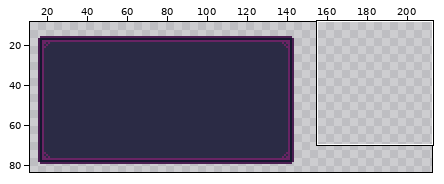
Pixel-art file -- repurpose/assets/sprites/ui/ui.aseprite. Above: a wide view before the commit, with the close-up outlined.
Close-up. As it was:
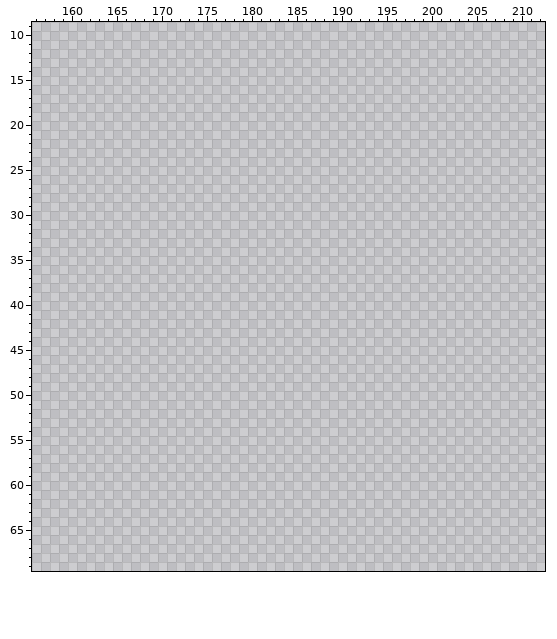
512x512 pixels, 1 frame. Shown: x 156..212, y 9..69. The wide view leaves out empty margins.
Palette (. is transparent): 
Pixels before (only the part around the change), first column x 156:
12 .........................................................
13 .........................................................
14 .........................................................
15 .........................................................
16 .........................................................
17 .........................................................
18 .........................................................
19 .........................................................
20 .........................................................
21 .........................................................
22 .........................................................
23 .........................................................
24 .........................................................
25 .........................................................
26 .........................................................
27 .........................................................
28 .........................................................
29 .........................................................
30 .........................................................
31 .........................................................
32 .........................................................
33 .........................................................
34 .........................................................
35 .........................................................
36 .........................................................
37 .........................................................
38 .........................................................
39 .........................................................
40 .........................................................
41 .........................................................
42 .........................................................
43 .........................................................
44 .........................................................
45 .........................................................
46 .........................................................
47 .........................................................
48 .........................................................
49 .........................................................
50 .........................................................
51 .........................................................
52 .........................................................
53 .........................................................
54 .........................................................
55 .........................................................
56 .........................................................
57 .........................................................
58 .........................................................
59 .........................................................
60 .........................................................
61 .........................................................
62 .........................................................
63 .........................................................
64 .........................................................
65 .........................................................
66 .........................................................
67 .........................................................
68 .........................................................
69 .........................................................
Once edited:
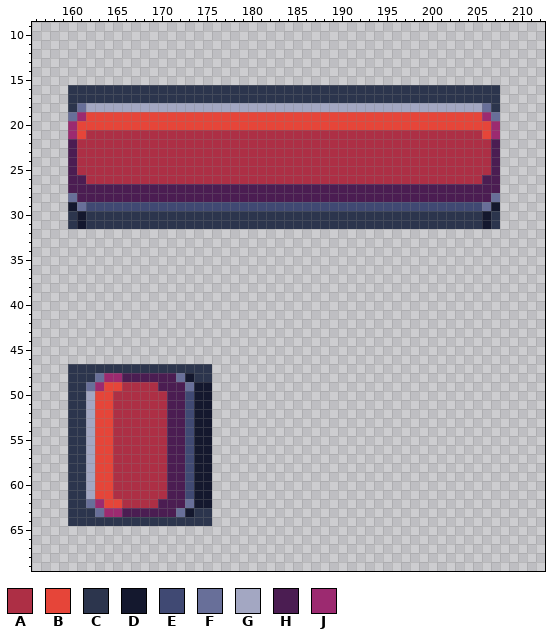
Colours new in this view: A #ad2f45  B #e64539  C #2c354d  D #14182e  E #404973  F #686f99  G #a3a7c2  H #4b1d52  J #9c2a70
Change:
Changed rows in their new state; - is an unchanged pixel.
first column x 160:
16 CCCCCCCCCCCCCCCCCCCCCCCCCCCCCCCCCCCCCCCCCCCCCCCC
17 CCCCCCCCCCCCCCCCCCCCCCCCCCCCCCCCCCCCCCCCCCCCCCCC
18 CFGGGGGGGGGGGGGGGGGGGGGGGGGGGGGGGGGGGGGGGGGGGGFC
19 FJBBBBBBBBBBBBBBBBBBBBBBBBBBBBBBBBBBBBBBBBBBBBJF
20 JBBBBBBBBBBBBBBBBBBBBBBBBBBBBBBBBBBBBBBBBBBBBBBJ
21 JBAAAAAAAAAAAAAAAAAAAAAAAAAAAAAAAAAAAAAAAAAAAABJ
22 HAAAAAAAAAAAAAAAAAAAAAAAAAAAAAAAAAAAAAAAAAAAAAAH
23 HAAAAAAAAAAAAAAAAAAAAAAAAAAAAAAAAAAAAAAAAAAAAAAH
24 HAAAAAAAAAAAAAAAAAAAAAAAAAAAAAAAAAAAAAAAAAAAAAAH
25 HAAAAAAAAAAAAAAAAAAAAAAAAAAAAAAAAAAAAAAAAAAAAAAH
26 HHAAAAAAAAAAAAAAAAAAAAAAAAAAAAAAAAAAAAAAAAAAAAHH
27 HHHHHHHHHHHHHHHHHHHHHHHHHHHHHHHHHHHHHHHHHHHHHHHH
28 FHHHHHHHHHHHHHHHHHHHHHHHHHHHHHHHHHHHHHHHHHHHHHHF
29 DFEEEEEEEEEEEEEEEEEEEEEEEEEEEEEEEEEEEEEEEEEEEEFD
30 CDCCCCCCCCCCCCCCCCCCCCCCCCCCCCCCCCCCCCCCCCCCCCDC
31 CDCCCCCCCCCCCCCCCCCCCCCCCCCCCCCCCCCCCCCCCCCCCCDC
first column x 160:
47 CCCCCCCCCCCCCCCC
48 CCCFJJHHHHHHFDCC
49 CCFJBBAAAAHHHFDD
50 CCGBBAAAAAAHHEDD
51 CCGBBAAAAAAHHEDD
52 CCGBBAAAAAAHHEDD
53 CCGBBAAAAAAHHEDD
54 CCGBBAAAAAAHHEDD
55 CCGBBAAAAAAHHEDD
56 CCGBBAAAAAAHHEDD
57 CCGBBAAAAAAHHEDD
58 CCGBBAAAAAAHHEDD
59 CCGBBAAAAAAHHEDD
60 CCGBBAAAAAAHHEDD
61 CCGBBAAAAAAHHEDD
62 CCFJBBAAAAHHHFDD
63 CCCFJJHHHHHHFDCC
64 CCCCCCCCCCCCCCCC
Boxes around the changes in both close-ups, in picture pixels (x1, y1, x2, y2):
added: (68, 85, 500, 229)
added: (68, 364, 212, 526)
